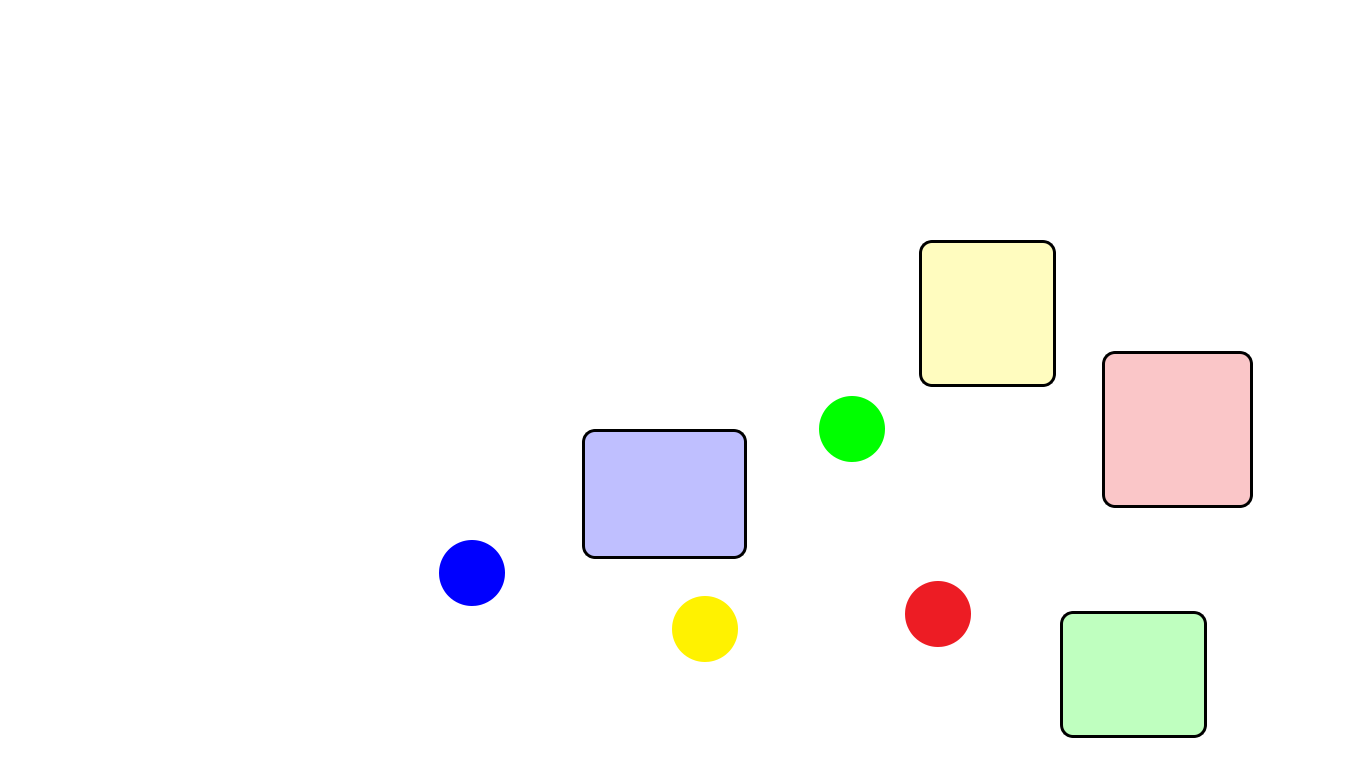
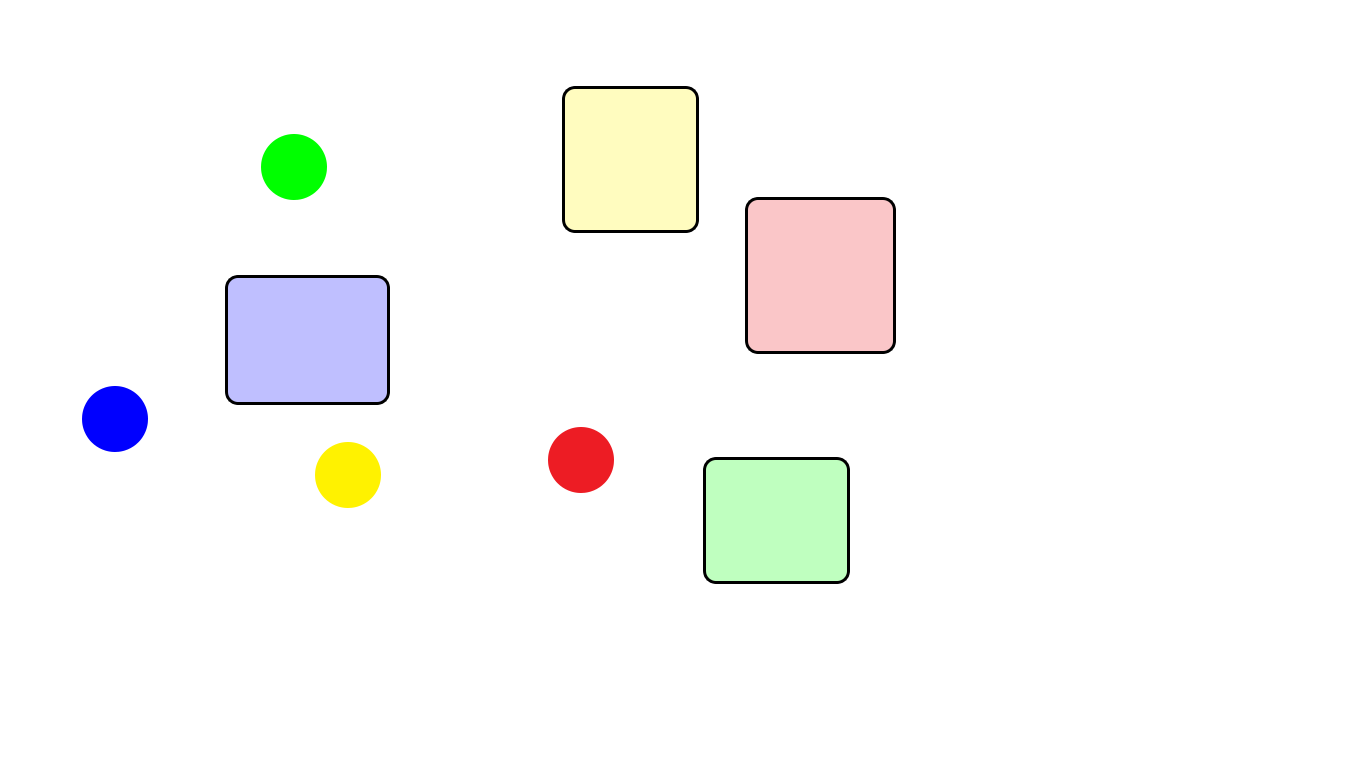
The second 1366 × 768 image is a revision of the first. Changes to its layers:
painted on "drag_03.png" over [548, 427, 971, 647]
painted on "drag_02.png" over [315, 442, 738, 662]
painted on "drag_01.png" over [261, 134, 885, 462]
painted on "drag_00.png" over [82, 386, 505, 606]
painted on "area_03.png" over [748, 200, 1250, 505]
painted on "area_02.png" over [565, 89, 1053, 384]
painted on "area_01.png" over [706, 460, 1204, 735]
painted on "area_00.png" over [228, 278, 744, 556]
